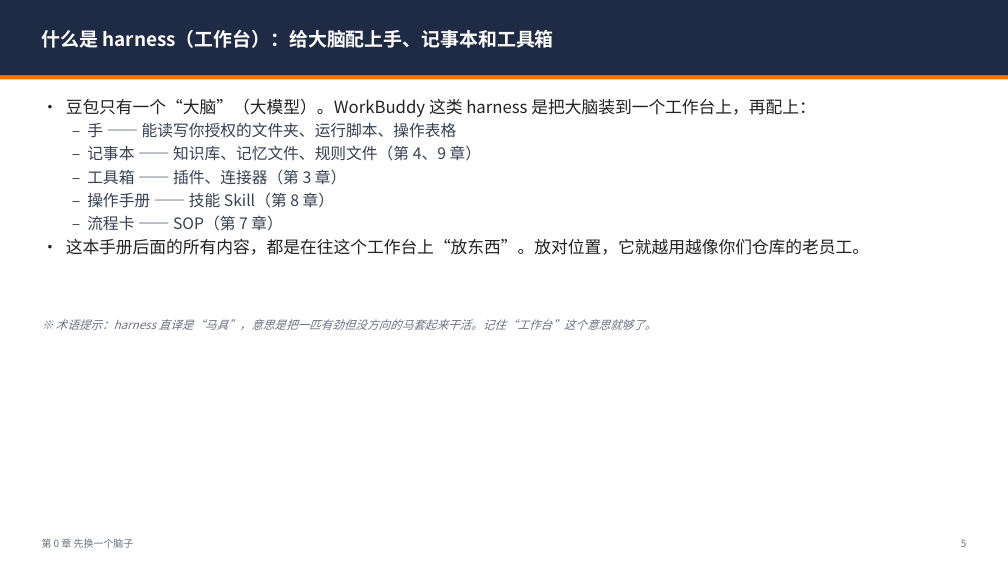
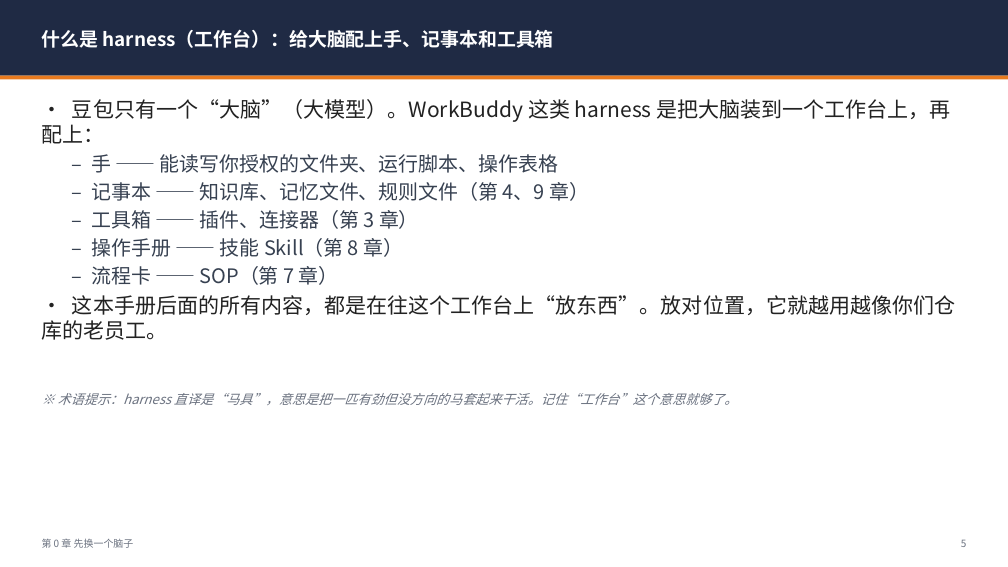
Before and after one commit to leiw92706436-del/codex-dual-engine-lite, a slide deck: slide 5 of docs/workbuddy-guide/WorkBuddy仓库主管上手手册.pptx. Drawn at 1008x567 pixels with LibreOffice and Linux fonts; fonts in the diff are those of the drawing. Boxes give left, top, right and bottom in pixels: in the first picture for what was removed or moved away, otherwise in the second. Text is boxed around its words. In the diff, an @@ line names an element or a change of style, - is before the commit and + after.

```diff
--- a/docs/workbuddy-guide/WorkBuddy仓库主管上手手册.pptx
+++ b/docs/workbuddy-guide/WorkBuddy仓库主管上手手册.pptx
@@ text "• 豆包只有一个“大脑”（大模型）。WorkBuddy 这类 harness 是把大脑装到一个工作台上，再配上：" at [42, 99, 955, 340]: size 16 to 20 pt in "• 豆包只有一个“大脑”（大模型）。WorkBuddy 这类 harness 是把大脑装到一个工作台上，再配上：", "• 这本手册后面的所有内容，都是在往这个工作台上“放东西”。放对位置，它就越用越像你们仓库的老员工。"; size 15 to 19 pt in "– 手 —— 能读写你授权的文件夹、运行脚本、操作表格", "– 记事本 —— 知识库、记忆文件、规则文件（第 4、9 章）", "– 工具箱 —— 插件、连接器（第 3 章）", "– 操作手册 —— 技能 Skill（第 8 章）" and 1 more places @@
@@ text "※ 术语提示：harness 直译是“马具”，意思是把一匹有劲但没方向的马套起来干活。记住“工作台”这个意思就够了。": place and size @@
-text "※ 术语提示：harness 直译是“马具”，意思是把一匹有劲但没方向的马套起来干活。记住“工作台”这个意思就够了。" at [56, 319, 657, 330]
+text "※ 术语提示：harness 直译是“马具”，意思是把一匹有劲但没方向的马套起来干活。记住“工作台”这个意思就够了。" at [58, 393, 738, 405]
@@ text "※ 术语提示：harness 直译是“马具”，意思是把一匹有劲但没方向的马套起来干活。记住“工作台”这个意思就够了。" at [58, 393, 738, 405]: size 11 to 12.5 pt @@
```
Also in this commit, not shown: 32 other slides changed, 3 other files.
